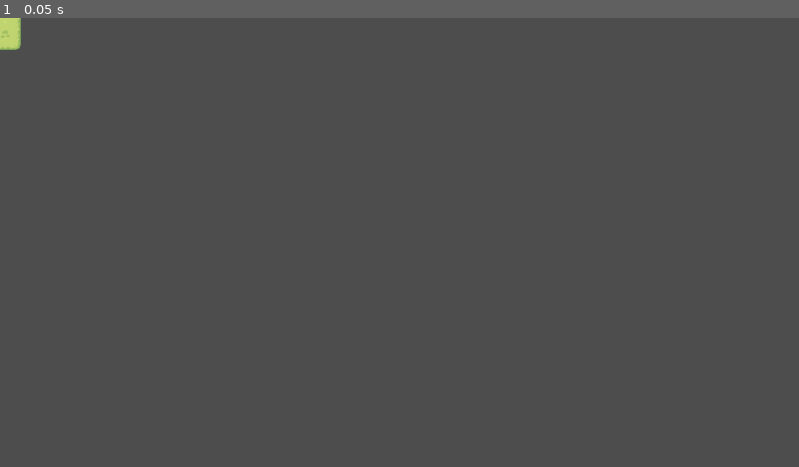
Above: before the commit, frame 1.
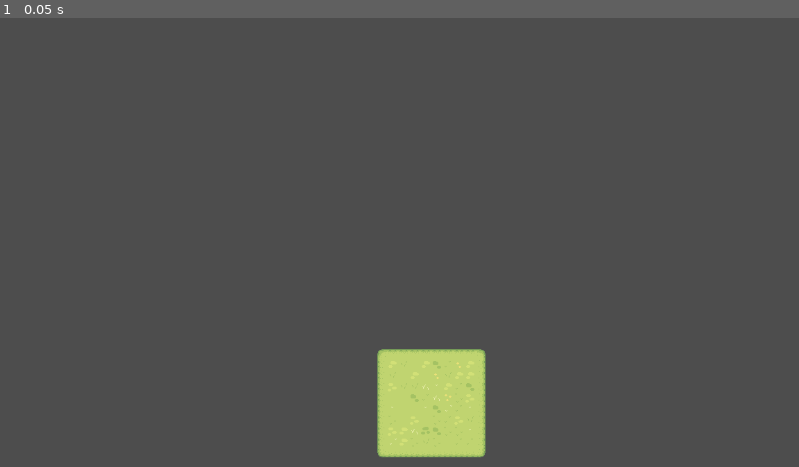
Above: after the commit, the same moment.

Repository: cbwhickstein/Mini-Jame-Gam-29
Game: Godot game, scene res://Scenes/background.tscn
Two runs of this game, one before a commit and one after it. Both use one fixed random seed, a clock stepped at 60 frames per second and the inputs below. This scene is started directly instead of the project's main scene.
Inputs:
- Up to frame 1 (0.05 s): no input

The runs differ from the first frame. In frame 1, 3.5% of the frame differs, in the area x 0-61%, y 0-98%.

Commit message:
created a small tile placement script

Diff:
--- a/game/Scenes/background.tscn
+++ b/game/Scenes/background.tscn
@@ -514,10 +514,10 @@
 sources/0 = SubResource("TileSetAtlasSource_0hs35")
 
 [node name="Background" type="Node2D"]
+position = Vector2(542, 476)
 script = ExtResource("1_5nbgb")
 
 [node name="TileMap" type="TileMap" parent="."]
 texture_filter = 1
 tile_set = SubResource("TileSet_p1ifv")
 format = 2
-layer_0/tile_data = PackedInt32Array(196606, 0, 2, 196607, 65536, 2, 131072, 65536, 2, 131073, 131072, 2, 131070, 0, 1, 131071, 65536, 6, 65536, 262144, 5, 0, 131072, 6, 65537, 131072, 1, 65535, 327680, 6, 65534, 0, 1, 1, 131072, 1, -2, 0, 1, -1, 327680, 6, -65536, 262144, 6, -65535, 131072, 1, -65538, 0, 1, -65537, 262144, 5, -131072, 196608, 6, -131071, 131072, 1, -131074, 0, 1, -131073, 65536, 5, -196608, 262144, 5, -196607, 131072, 1, -196610, 0, 1, -196609, 262144, 6, -262144, 0, 5, -262143, 131072, 1, -262146, 0, 1, -262145, 327680, 5, -327680, 0, 6, -327679, 131072, 1, -327682, 0, 1, -327681, 327680, 5, -393216, 0, 6, -393215, 131072, 1, -393218, 0, 1, -393217, 327680, 6, -458752, 196608, 6, -458751, 131072, 1, -458754, 0, 1, -458753, 131072, 5, -524288, 196608, 6, -524287, 131072, 1, -524290, 0, 0, -524289, 65536, 0, -589824, 65536, 0, -589823, 131072, 0)
--- a/game/scripts/background.gd
+++ b/game/scripts/background.gd
@@ -1,14 +1,29 @@
 extends Node2D
 
 # Subnodes
-@onready var tile_map = $TileMap
+@onready var tile_map: TileMap = $TileMap
 
 # global variables
+var map_width = 10
+var map_height = 10
 
+var player_coords: Vector2 = Vector2(0.0, 0.0)
+var player_old_coords: Vector2 = Vector2(0.0, 0.0)
+
+var row_list: Array = []
+
+# INFO:
+# erase_cell(layer: int, coords: Vector2i)
+# set_cell(layer: int, coords: Vector2i)
 
 # Called when the node enters the scene tree for the first time.
 func _ready():
-	pass # Replace with function body.
+	for h in range(0, map_height):
+		row_list.push_front([])
+		for w in range(0, map_width):
+			var current_pos = Vector2i(w, h)
+			row_list[0].push_front(current_pos)
+		tile_map.set_cells_terrain_connect(0,row_list[0],0,0)
 
 
 # Called every frame. 'delta' is the elapsed time since the previous frame.
